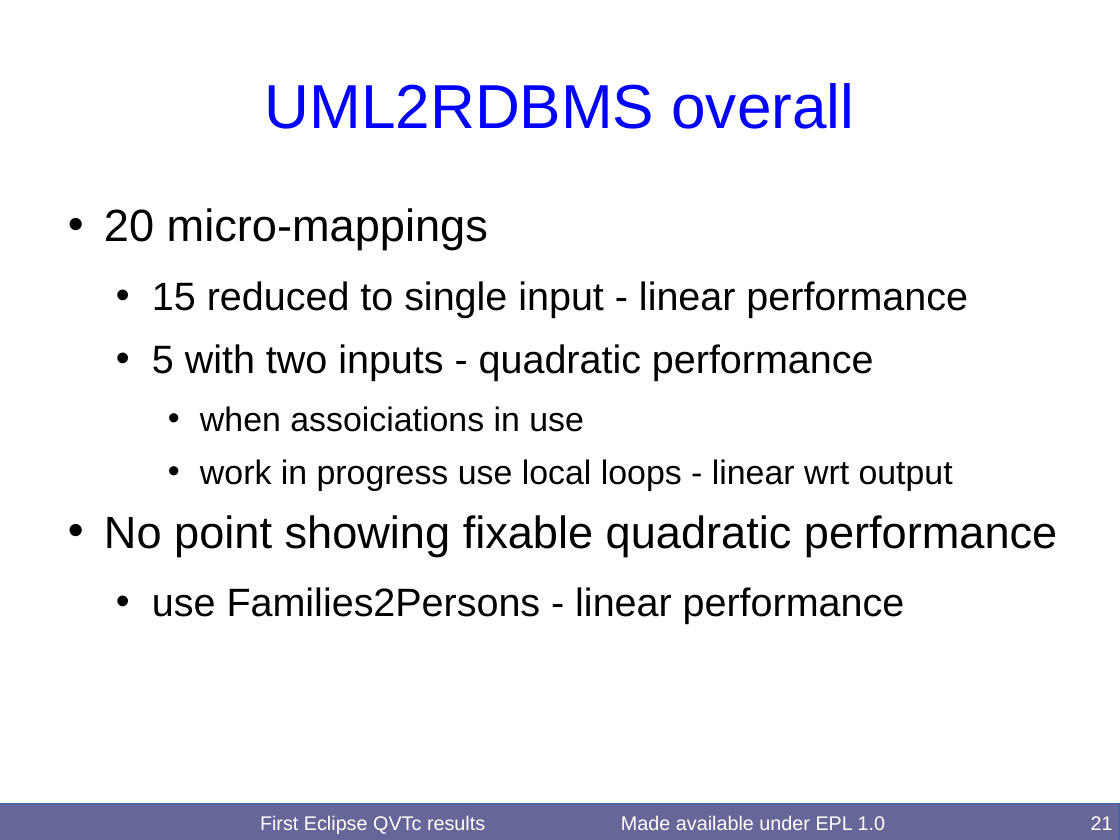
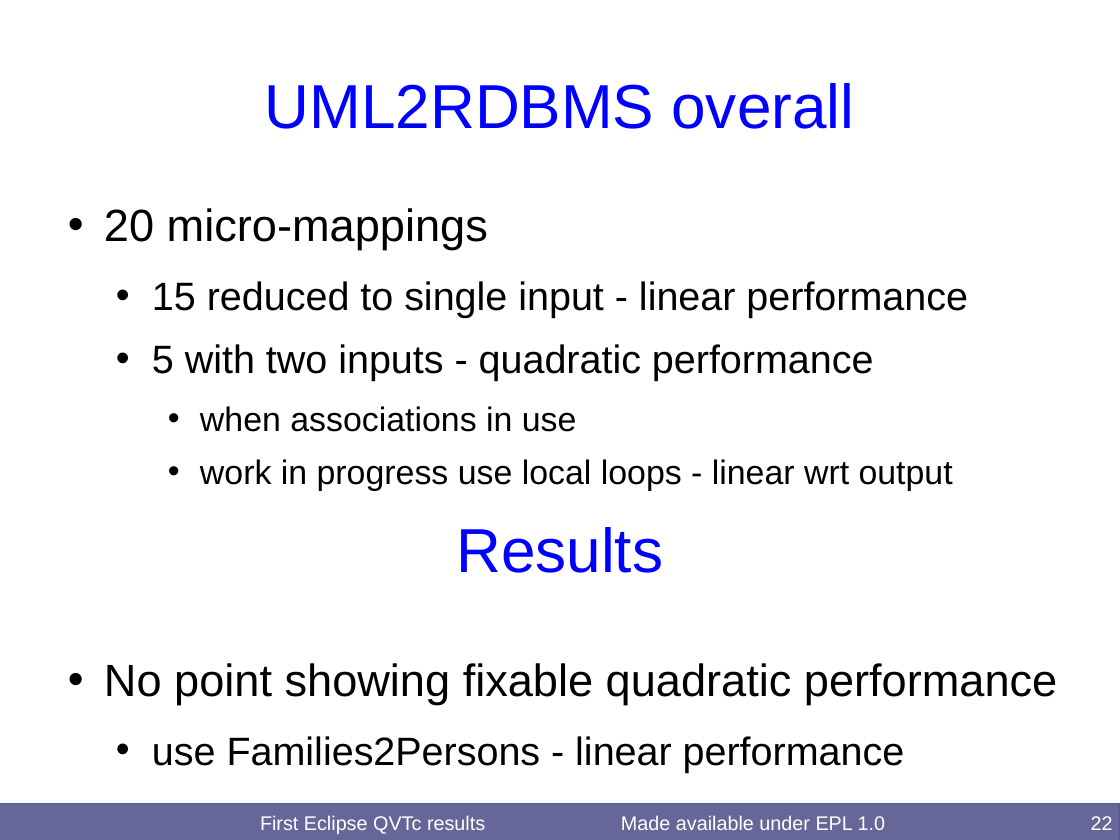
Before and after one commit to merks/mmt-website, a slide deck: slide 22 of qvt/docs/BigMDE2016/QVTcFirstResults.odp (slide 21 before the commit). Drawn at 1120x840 pixels with LibreOffice and Linux fonts; fonts in the diff are those of the drawing. Boxes give left, top, right and bottom in pixels: in the first picture for what was removed or moved away, otherwise in the second. Text is boxed around its words. In the diff, an @@ line names an element or a change of style, - is before the commit and + after.

```diff
--- a/qvt/docs/BigMDE2016/QVTcFirstResults.odp
+++ b/qvt/docs/BigMDE2016/QVTcFirstResults.odp
@@ text at box(200, 406, 577, 432): text changed @@
-    • when assoiciations in use
+    • when associations in use
@@ title added at box(456, 527, 663, 573), 44 pt, text #0000FF @@
+Results
@@ page number at box(1091, 816, 1113, 830): text changed @@
-21
+22
```
Also in this commit, not shown: 8 other slides changed, 2 slides added, 1 slide removed.
